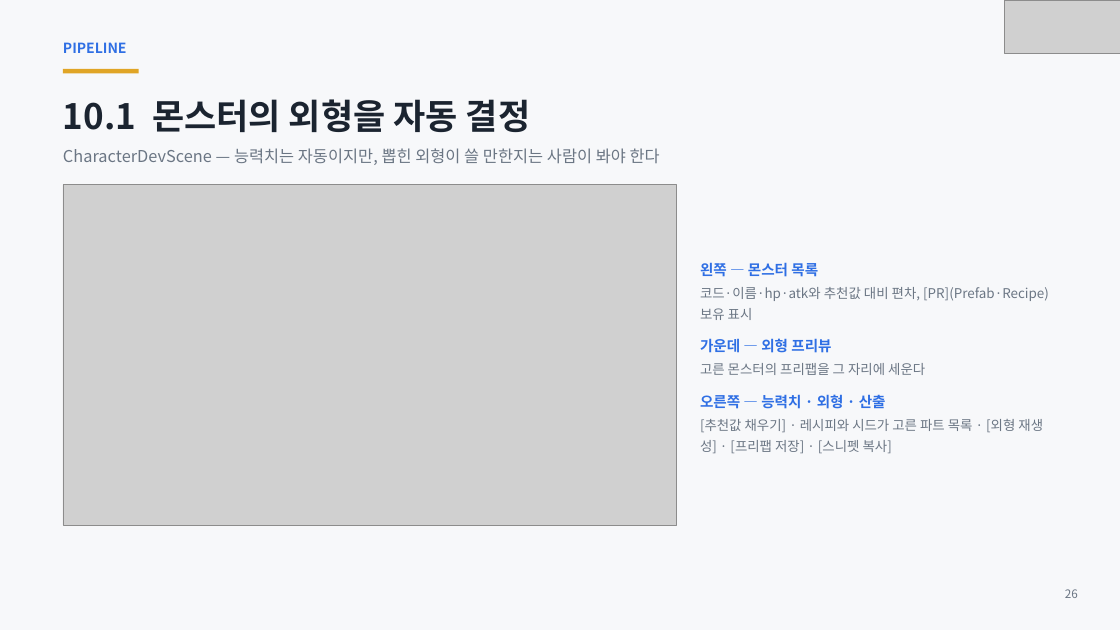
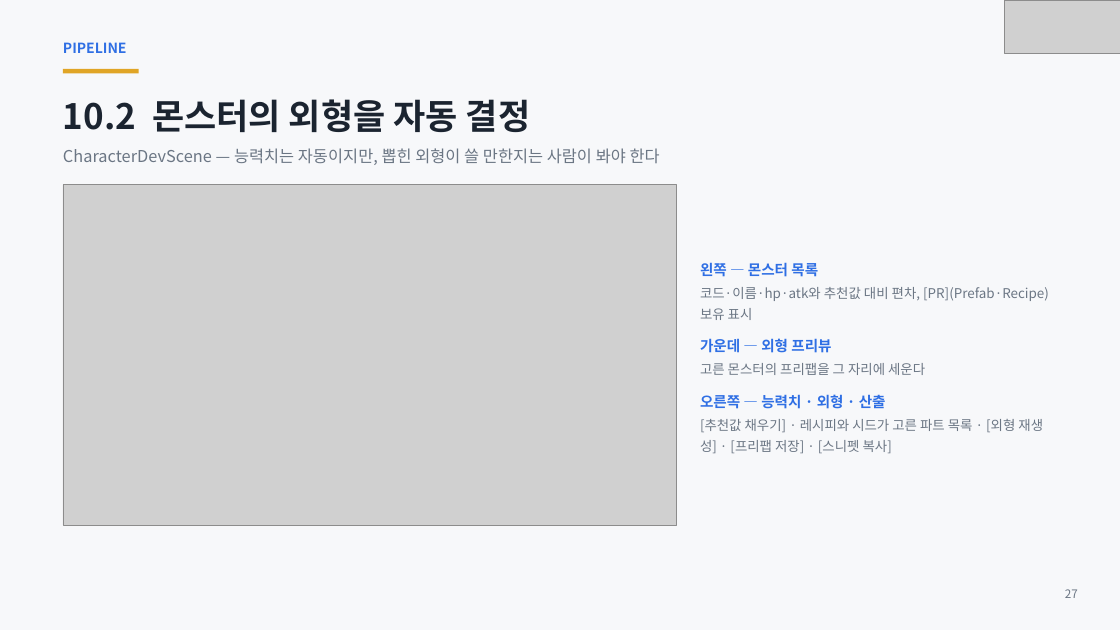
Before and after one commit to ks-wook/com2us-taskbar-hero, a slide deck: slide 26 of docs/com2us-taskbar-hero-발표자료.pptx. Drawn at 1120x630 pixels with LibreOffice and Linux fonts; fonts in the diff are those of the drawing; grey boxes stand for pictures. Boxes give left, top, right and bottom in pixels: in the first picture for what was removed or moved away, otherwise in the second. Text is boxed around its words. In the diff, an @@ line names an element or a change of style, - is before the commit and + after.

```diff
--- a/docs/com2us-taskbar-hero-발표자료.pptx
+++ b/docs/com2us-taskbar-hero-발표자료.pptx
@@ text at [63, 99, 530, 132]: text changed @@
-10.1 몬스터의 외형을 자동 결정
+10.2 몬스터의 외형을 자동 결정
@@ text at [1065, 589, 1078, 598]: text changed @@
-26
+27
```
Also in this commit, not shown: 21 other slides changed, 6 slides added, 6 slides removed.
